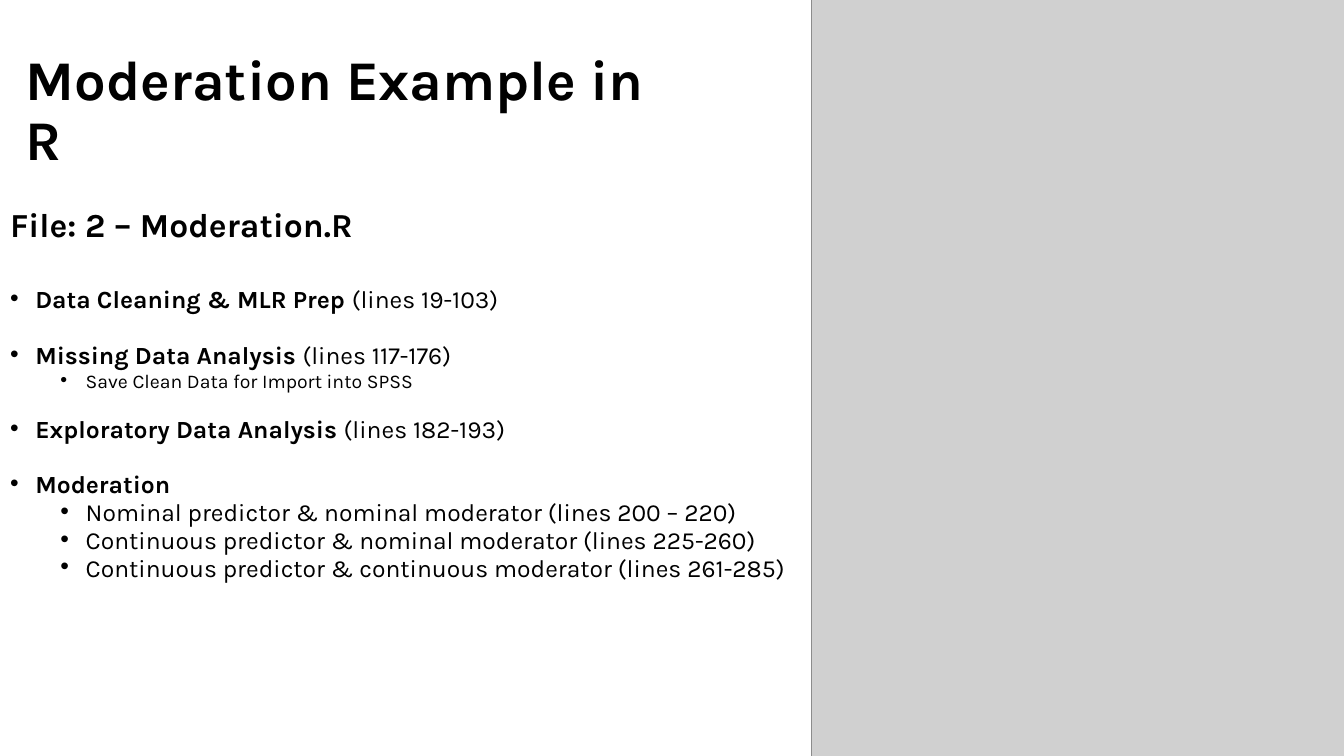
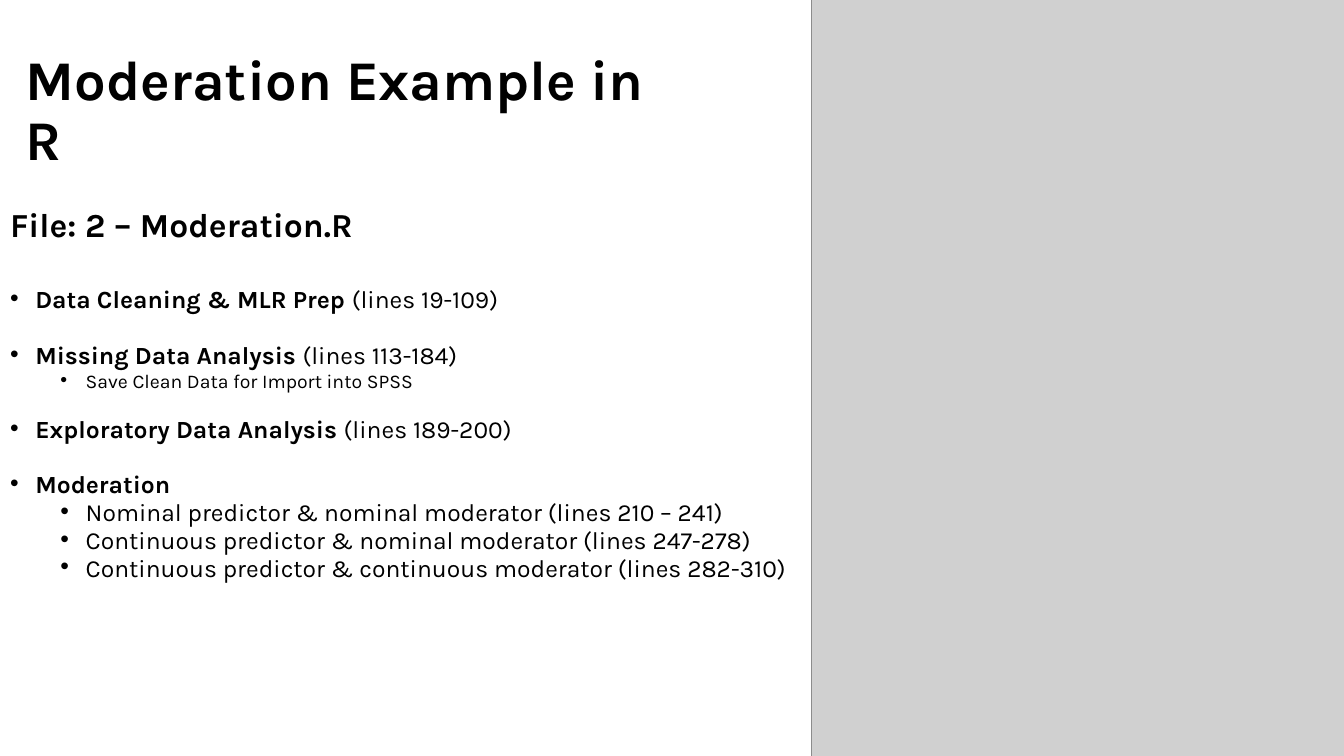
Before and after one commit to EwokOzwok/Data-Analysis-II---CBHPAR-Seminar, a slide deck: slide 9 of Data Analysis II - Mediation and Moderation.pptx. Drawn at 1344x756 pixels with LibreOffice and Linux fonts; fonts in the diff are those of the drawing; grey boxes stand for pictures. Boxes give left, top, right and bottom in pixels: in the first picture for what was removed or moved away, otherwise in the second. Text is boxed around its words. In the diff, an @@ line names an element or a change of style, - is before the commit and + after.

```diff
--- a/Data Analysis II - Mediation and Moderation.pptx
+++ b/Data Analysis II - Mediation and Moderation.pptx
@@ text at [35, 290, 498, 370]: text changed @@
-• Data Cleaning & MLR Prep (lines 19-103)
-• Missing Data Analysis (lines 117-176)
+• Data Cleaning & MLR Prep (lines 19-109)
+• Missing Data Analysis (lines 113-184)
@@ text at [35, 420, 511, 444]: text changed @@
-• Exploratory Data Analysis (lines 182-193)
+• Exploratory Data Analysis (lines 189-200)
@@ text at [86, 503, 785, 583]: text changed @@
-  • Nominal predictor & nominal moderator (lines 200 – 220)
-  • Continuous predictor & nominal moderator (lines 225-260)
-  • Continuous predictor & continuous moderator (lines 261-285)
+  • Nominal predictor & nominal moderator (lines 210 – 241)
+  • Continuous predictor & nominal moderator (lines 247-278)
+  • Continuous predictor & continuous moderator (lines 282-310)
```
Also in this commit, not shown: 2 other slides changed, 3 slides added, 3 other files.
